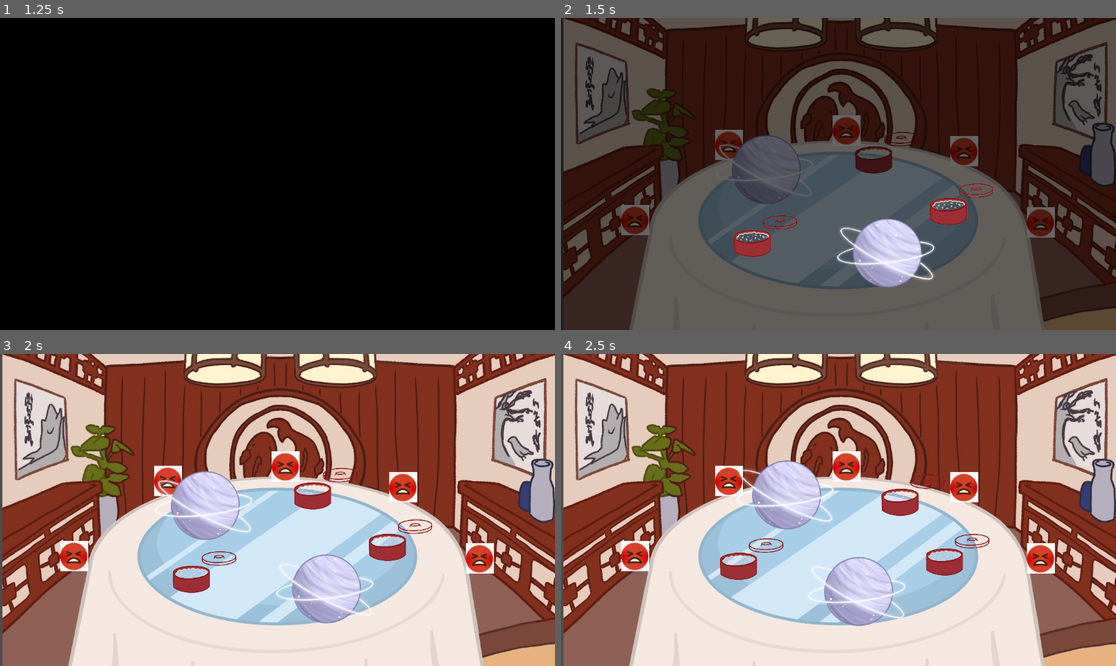
Above: before the commit, frames 1-4 (two rows, left to right).
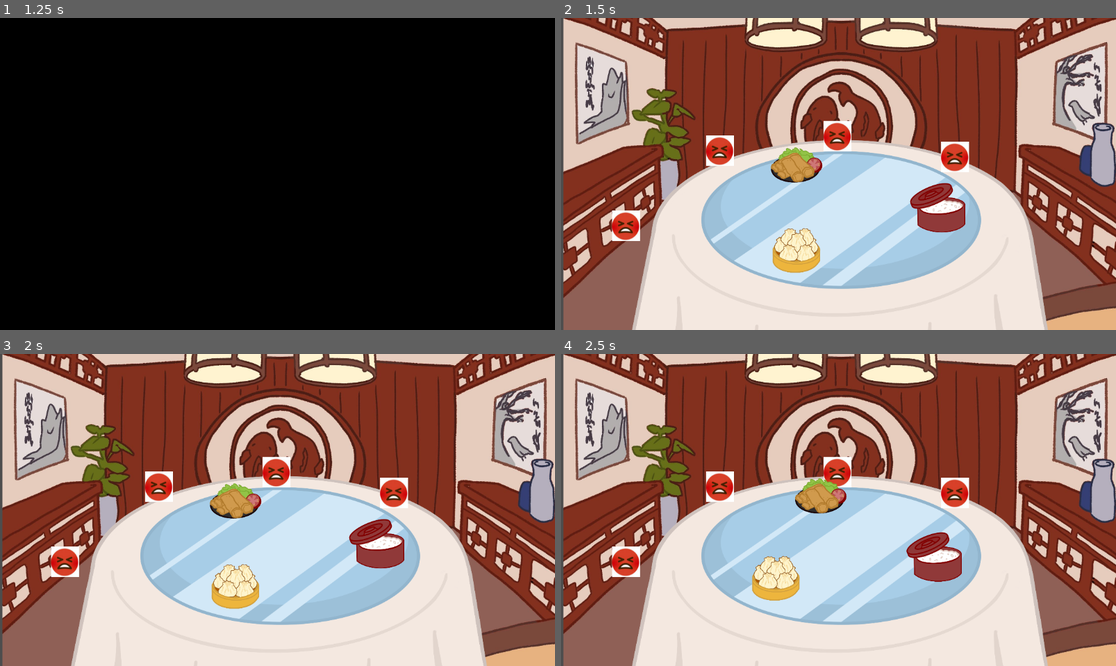
Above: after the commit, the same moments.

Repository: game-dev-besties/lupe_game
Game: Godot game, scene res://scenes/cutscene.tscn
Same seed, same stepped clock (60 frames per second), same inputs: the game is played once before the commit and once after it.
Inputs (mouse positions are in pixels of both pictures, inside the frame that each line leads up to):
- Up to frame 1 (1.25 s): click "SKIP" at 0.5 s
- Up to frame 2 (1.5 s): click "SKIP" at 1.25 s
- Up to frame 3 (2 s): no input
- Up to frame 4 (2.5 s): tap Enter (ui_accept) at 2, 2.27 s; move the mouse to (960, 538) at 2.02 s; hold Right (ui_right) from 2.03 s (still down); click (960, 538) at 2.17 s

Frame 1 is identical in both runs. In frame 2, 99% of the frame differs, in the area x 0-100%, y 0-100%; in frame 3, 13%; in frame 4, 13%.

Commit message:
add 3 new dishes and dish orbit

Diff:
--- a/scenes/game.tscn
+++ b/scenes/game.tscn
@@ -89,7 +89,7 @@
 script = ExtResource("1_lkgvj")
 
 [node name="spinningthing" type="Node2D" parent="."]
-position = Vector2(605, 436)
+position = Vector2(586, 448)
 script = ExtResource("3_p57ef")
 dish_scene = ExtResource("4_u5sy4")
 npc_scene = ExtResource("2_lnu2h")
@@ -97,7 +97,7 @@
 [node name="table sprite" type="Sprite2D" parent="spinningthing"]
 z_index = -1000
 z_as_relative = false
-position = Vector2(-31, 93)
+position = Vector2(-6, 80)
 scale = Vector2(0.435841, 0.407341)
 texture = ExtResource("3_lbhrr")
 
@@ -129,6 +129,7 @@
 texture = ExtResource("5_iywne")
 
 [node name="Transition" type="Node2D" parent="."]
+visible = false
 
 [node name="ColorRect" type="ColorRect" parent="Transition"]
 offset_left = -183.0
--- a/scripts/spinningthing.gd
+++ b/scripts/spinningthing.gd
@@ -3,8 +3,8 @@
 # --- Scene & Path Properties ---
 @export var dish_scene = load("res://scenes/dish.tscn") as PackedScene
 @export var npc_scene = load("res://scenes/NPC.tscn") as PackedScene
-@export var ellipse_width: float = 450.0
-@export var ellipse_height: float = 225.0
+@export var ellipse_width: float = 400.0
+@export var ellipse_height: float = 205.0
 
 # --- Physics Properties ---
 @export var max_scale: float = 1.2
@@ -21,17 +21,14 @@
 
 # --- Data ---
 var dishes_data = [
-	{"texture": preload("res://assets/canvas.png"), "scale": 0.3, "item_name": "rice", "quantity": 3},
-	{"texture": preload("res://assets/rings.webp"), "scale": 0.3, "item_name": "planet", "quantity": 3},
-	{"texture": preload("res://assets/canvas.png"), "scale": 0.3, "item_name": "rice", "quantity": 3},
-	{"texture": preload("res://assets/rings.webp"), "scale": 0.3, "item_name": "planet", "quantity": 3},
-	{"texture": preload("res://assets/canvas.png"), "scale": 0.3, "item_name": "rice", "quantity": 3},
+	{"texture": preload("res://assets/food/rice.png"), "scale": 0.3, "item_name": "rice", "quantity": 3},
+	{"texture": preload("res://assets/food/dumpling.png"), "scale": 0.3, "item_name": "dumpling", "quantity": 3},
+	{"texture": preload("res://assets/food/eggroll.png"), "scale": 0.25, "item_name": "eggroll", "quantity": 3},
 ]
 var npc_desires = [
 	{"name": "npc1", "desire": "rice", "timer": 5},
 	{"name": "npc2", "desire": "rice", "timer": 1.5},
-	{"name": "npc3", "desire": "rice", "timer": 5},
-	{"name": "npc4", "desire": "rice", "timer": 1.5},
+	{"name": "npc3", "desire": "eggroll", "timer": 5},
 	{"name": "npc4", "desire": "rice", "timer": 1.5},
 ]
 
